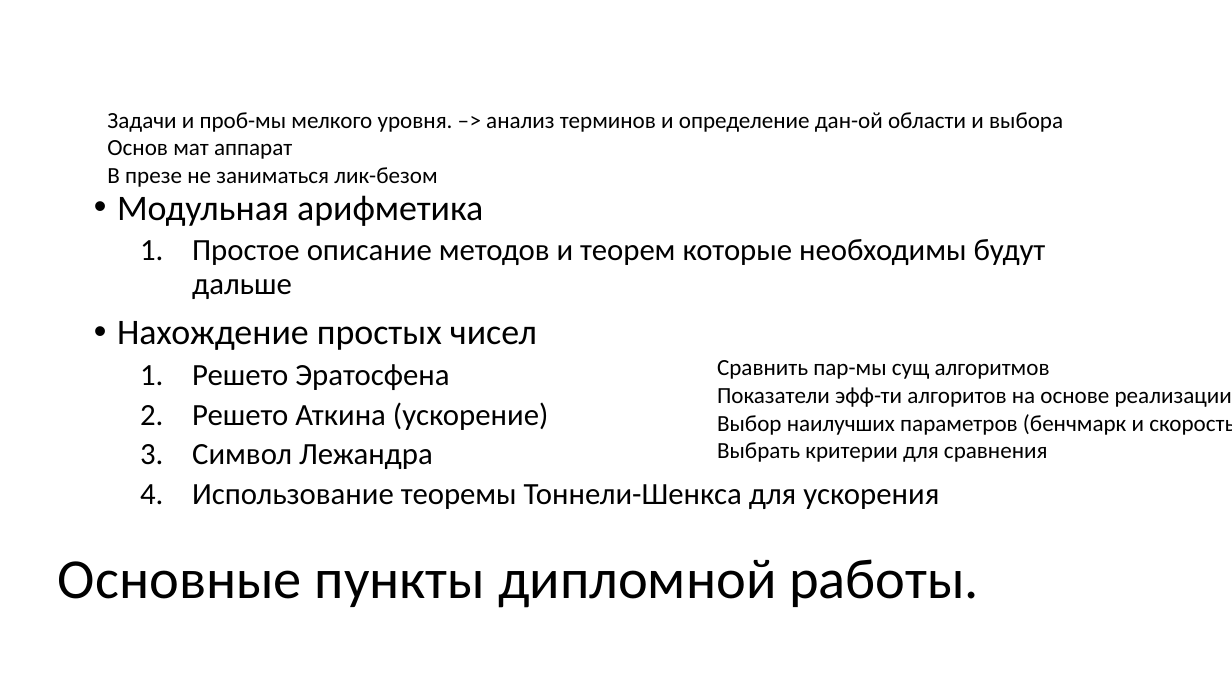
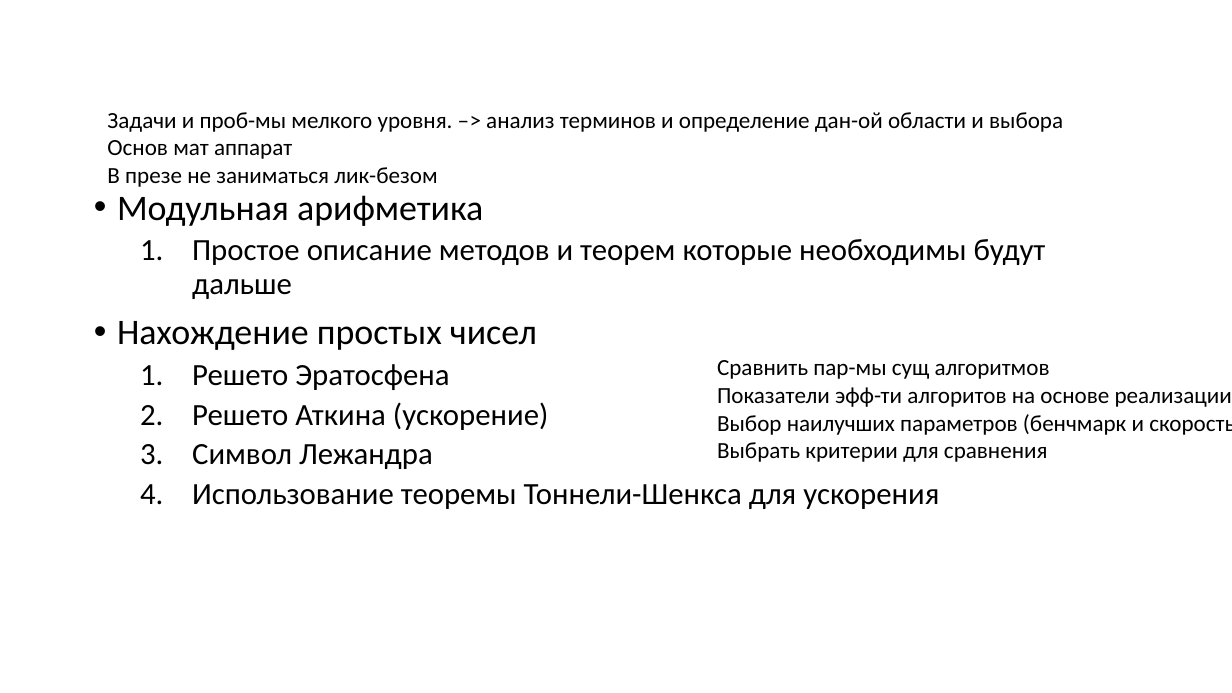
Before and after one commit to pagamov/VKR, a slide deck: slide 6 of Павел Гамов 10.3.22.pptx (slide 4 before the commit). Drawn at 1232x693 pixels with LibreOffice and Linux fonts; fonts in the diff are those of the drawing. Boxes give left, top, right and bottom in pixels: in the first picture for what was removed or moved away, otherwise in the second. Text is boxed around its words. In the diff, an @@ line names an element or a change of style, - is before the commit and + after.

```diff
--- a/Павел Гамов 10.3.22.pptx
+++ b/Павел Гамов 10.3.22.pptx
@@ title removed at <box>58,559,979,608</box> @@
-Основные пункты дипломной работы.
```
Also in this commit, not shown: 1 other slide changed, 4 slides added, 2 slides removed, 2 other files.
